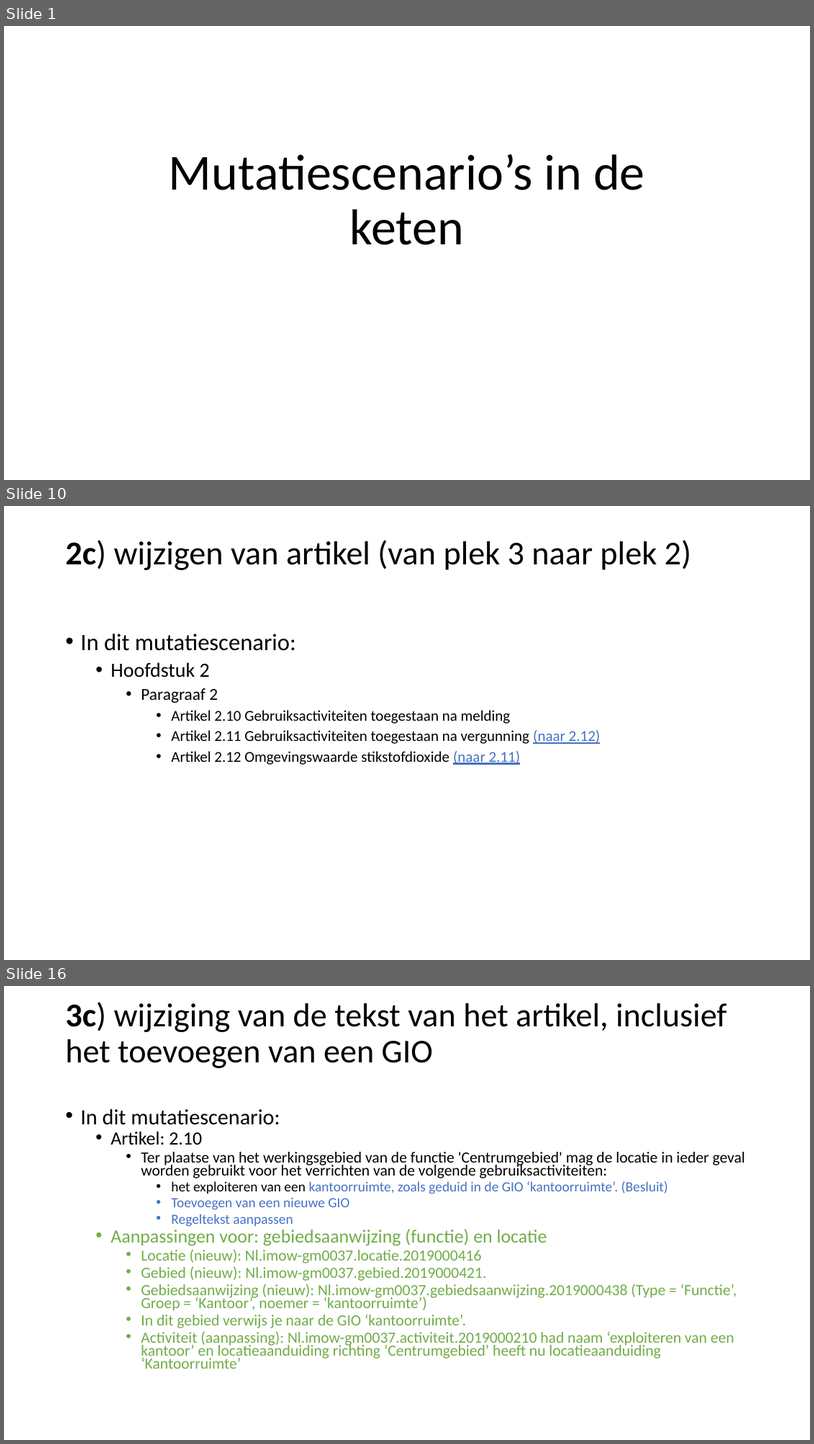
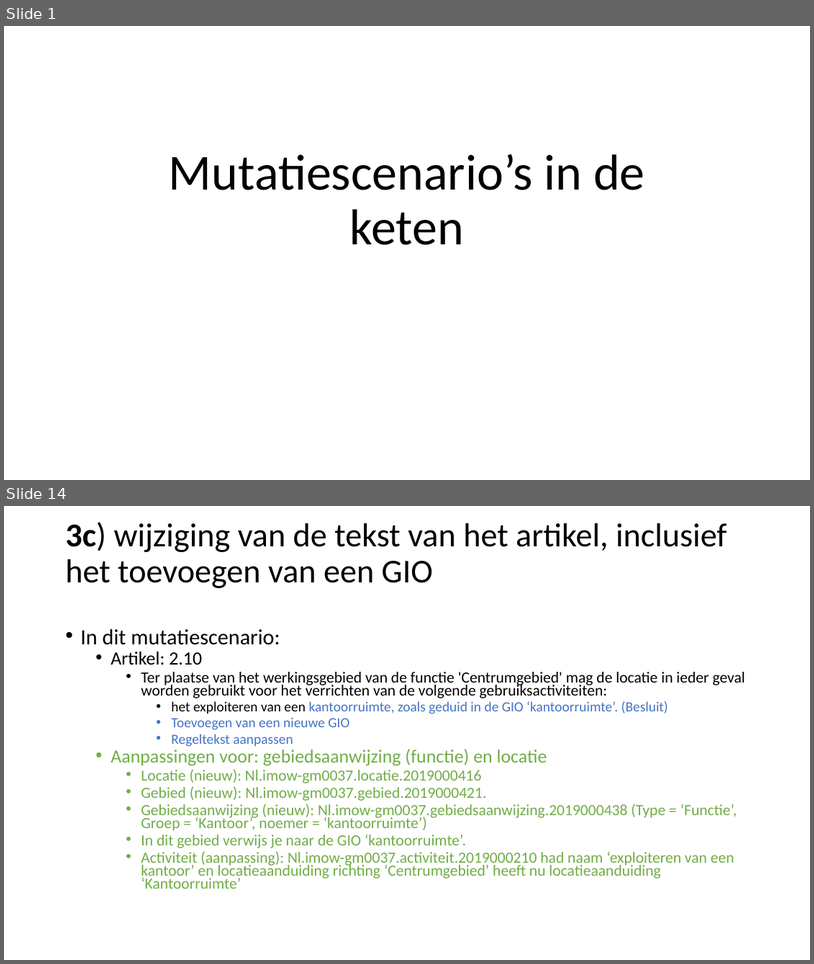
Before and after one commit to Geonovum/xml_omgevingsplan_gemeentestad, a slide deck: Submutatiescenario_s.pptx. Shown one above the other, each under a label of ours: slides 1, 10 and 16 before the commit, slides 1 and 14 after it; the slides between them are not shown. The pictures are 814x1444 and 814x964 pixels, drawn with LibreOffice and Linux fonts; fonts in the diff are those of the drawing. Boxes give left, top, right and bottom in pixels: in the first picture for what was removed or moved away, otherwise in the second. Text is boxed around its words. In the diff, an @@ line names an element or a change of style, - is before the commit and + after.

```diff
--- a/Submutatiescenario_s.pptx
+++ b/Submutatiescenario_s.pptx
@@ slide 10 removed at [4,506,810,960], background #FFFFFF @@
@@ title removed at [65,540,692,570] @@
-2c) wijzigen van artikel (van plek 3 naar plek 2)
@@ text removed at [80,633,601,764] @@
-• In dit mutatiescenario:
-  • Hoofdstuk 2
-    • Paragraaf 2
-      • Artikel 2.10 Gebruiksactiviteiten toegestaan na melding
-      • Artikel 2.11 Gebruiksactiviteiten toegestaan na vergunning (naar 2.12)
-      • Artikel 2.12 Omgevingswaarde stikstofdioxide (naar 2.11)
@@ what was slide 16 is now slide 14 @@
```
Also in this commit, not shown: 14 slides changed, 2 slides added, 4 other slides removed.
